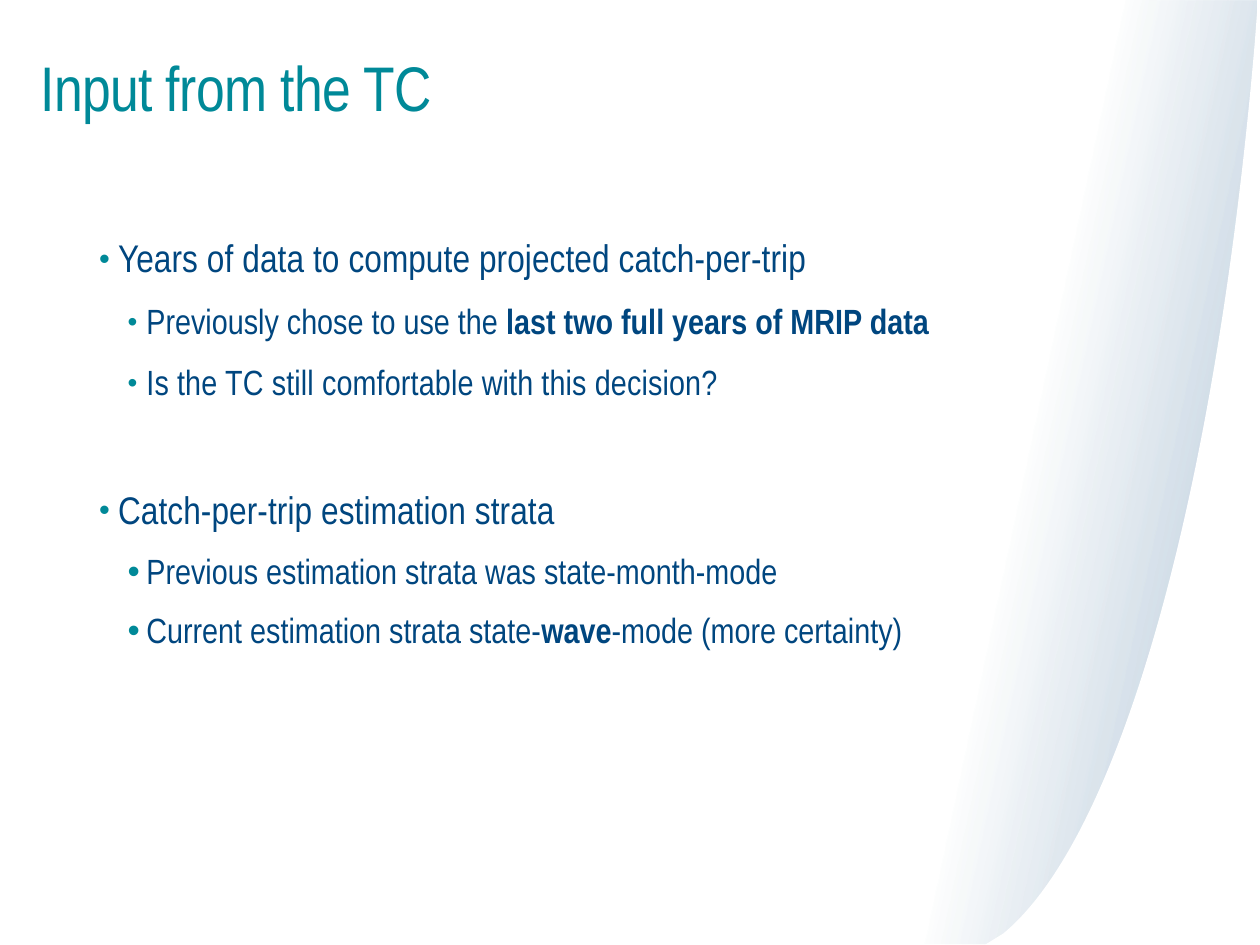
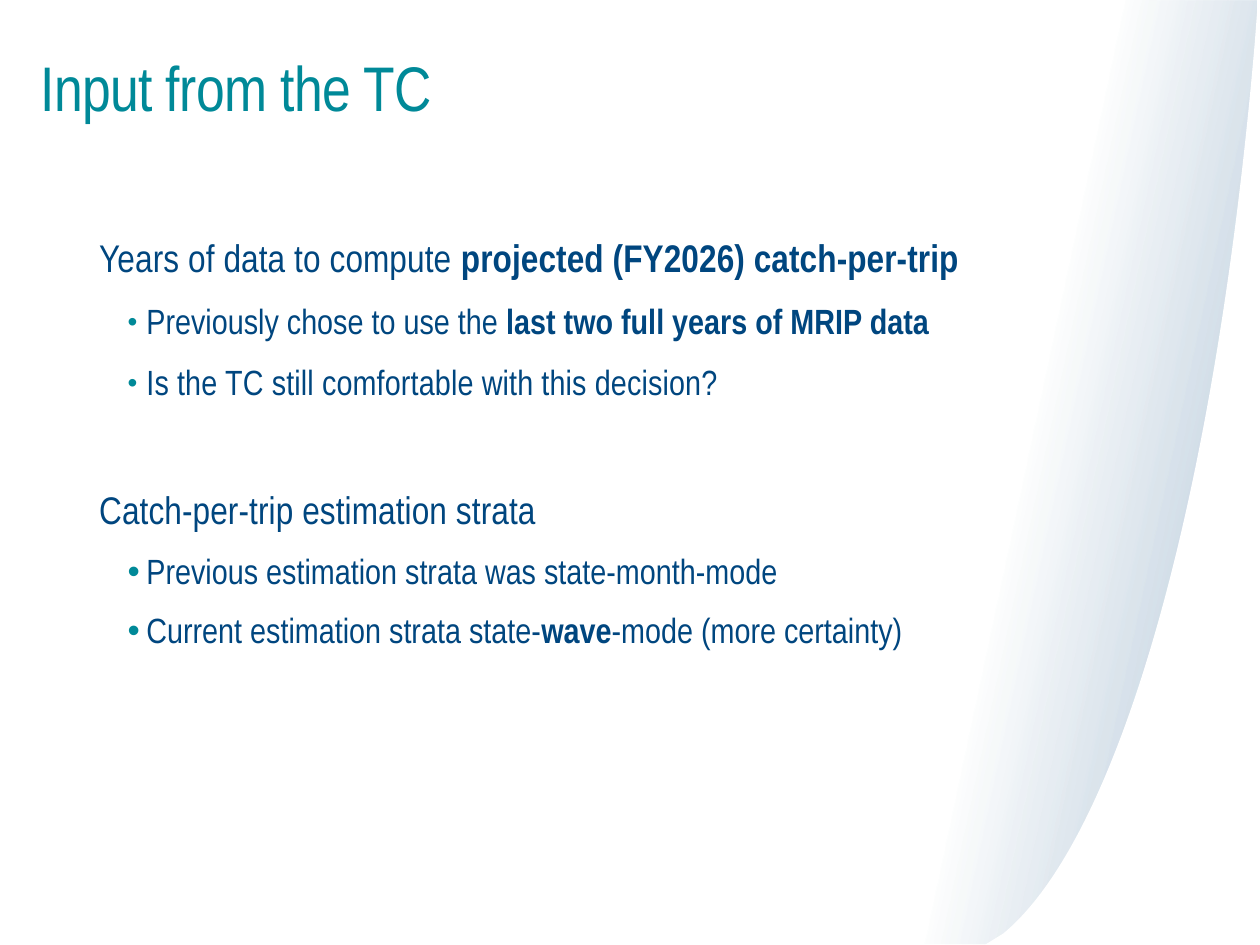
Before and after one commit to mle2718/flukeRDM, a slide deck: slide 6 of docs/TC meeting 6-20-25 Lou.pptx. Drawn at 1260x945 pixels with LibreOffice and Linux fonts; fonts in the diff are those of the drawing. Boxes give left, top, right and bottom in pixels: in the first picture for what was removed or moved away, otherwise in the second. Text is boxed around its words. In the diff, an @@ line names an element or a change of style, - is before the commit and + after.

```diff
--- a/docs/TC meeting 6-20-25 Lou.pptx
+++ b/docs/TC meeting 6-20-25 Lou.pptx
@@ text at (x1=99, y1=244, x2=959, y2=280): text changed; bold on @@
-• Years of data to compute projected catch-per-trip
+Years of data to compute projected (FY2026) catch-per-trip
@@ text at (x1=99, y1=496, x2=535, y2=532): bullet • to none @@
```
Also in this commit, not shown: 9 other slides changed, 8 slides added.
